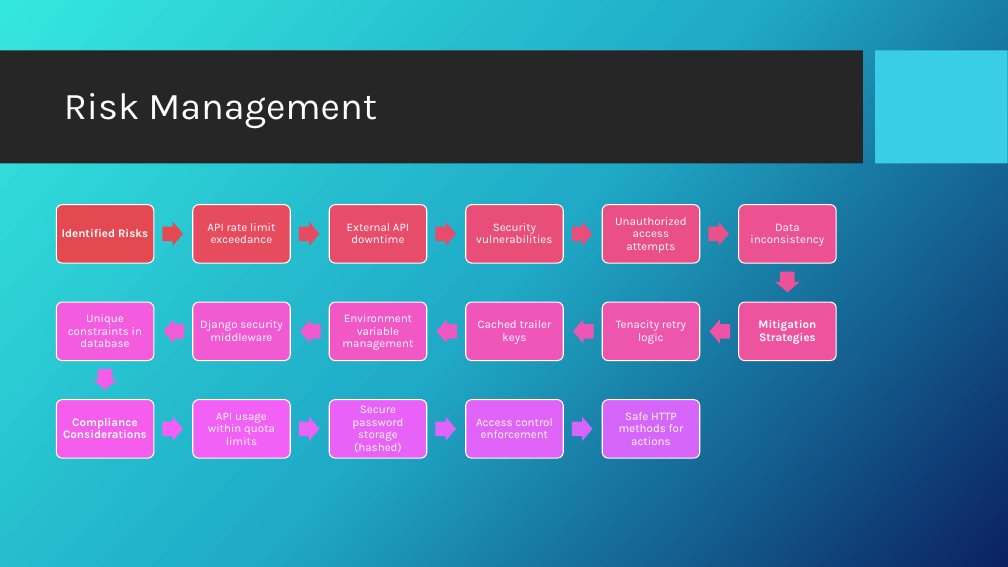
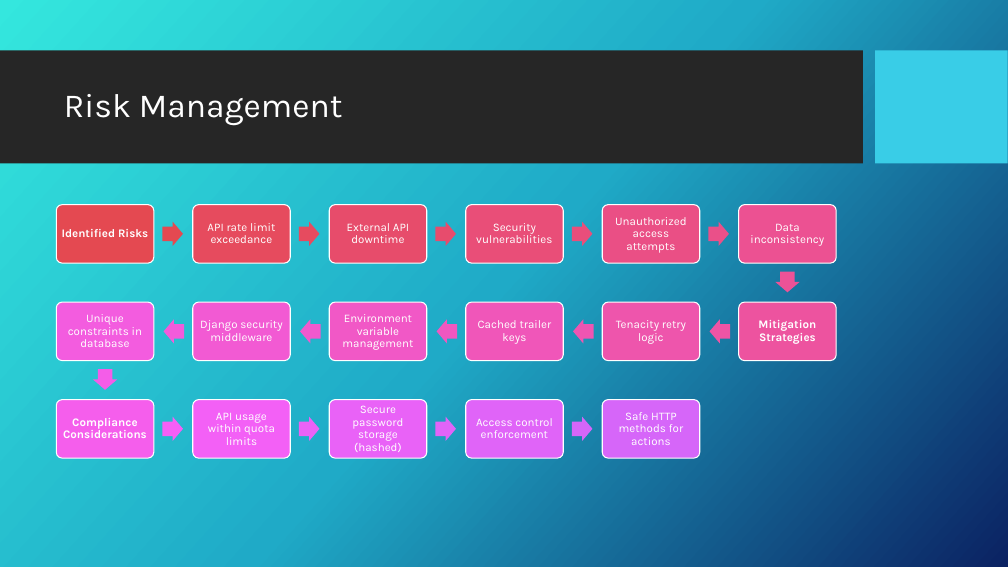
Before and after one commit to Akhandbhadouria/streaming-platforms-, a slide deck: slide 16 of PPTdjango.pptx (slide 17 before the commit). Drawn at 1008x567 pixels with LibreOffice and Linux fonts; fonts in the diff are those of the drawing; background and template pictures are left out. Boxes give left, top, right and bottom in pixels: in the first picture for what was removed or moved away, otherwise in the second. Text is boxed around its words. In the diff, an @@ line names an element or a change of style, - is before the commit and + after.

```diff
--- a/PPTdjango.pptx
+++ b/PPTdjango.pptx
@@ title "Risk Management" at bbox=[64, 94, 342, 126]: size 36 to 32 pt @@
```
Also in this commit, not shown: 15 other slides changed, 1 slide removed.
